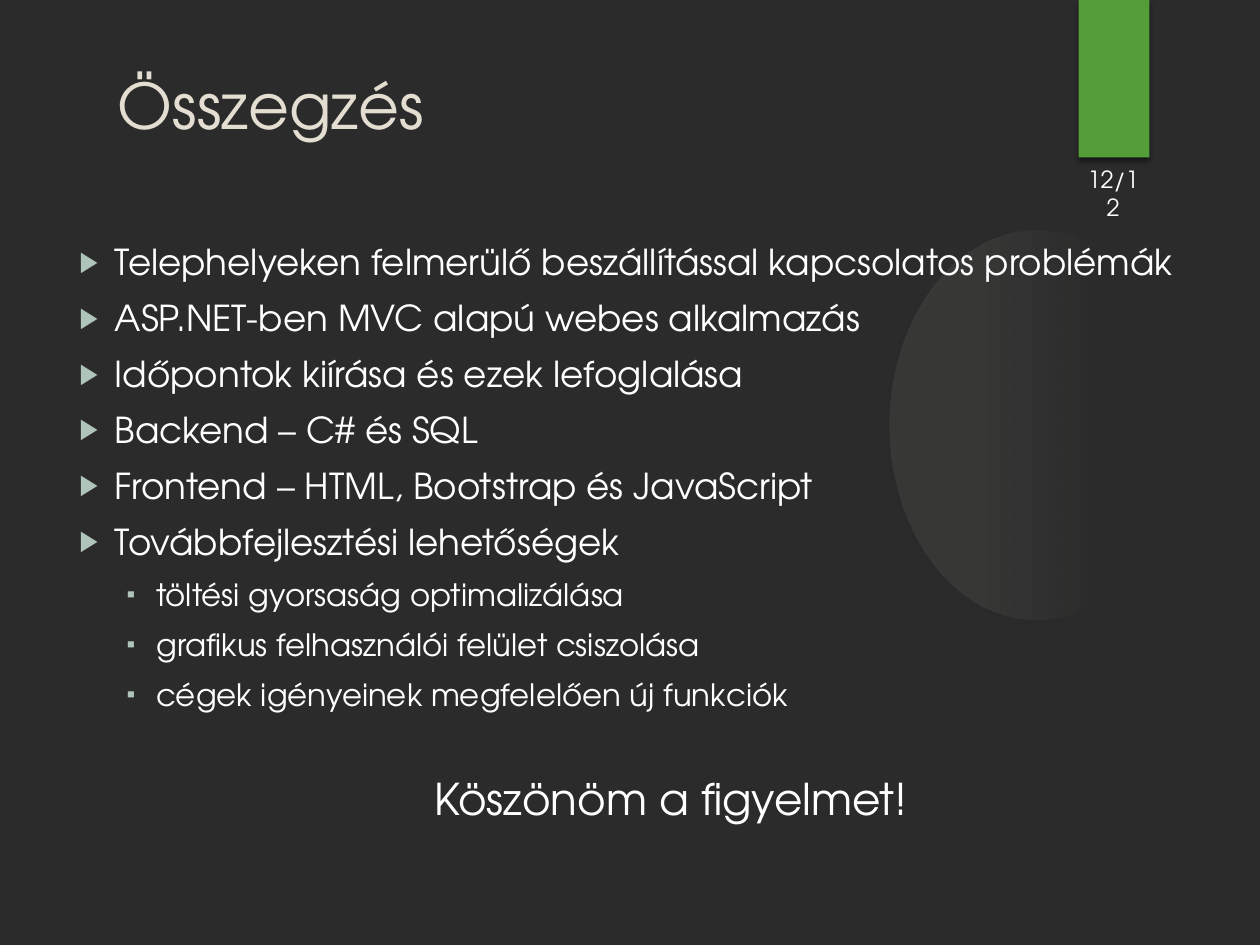
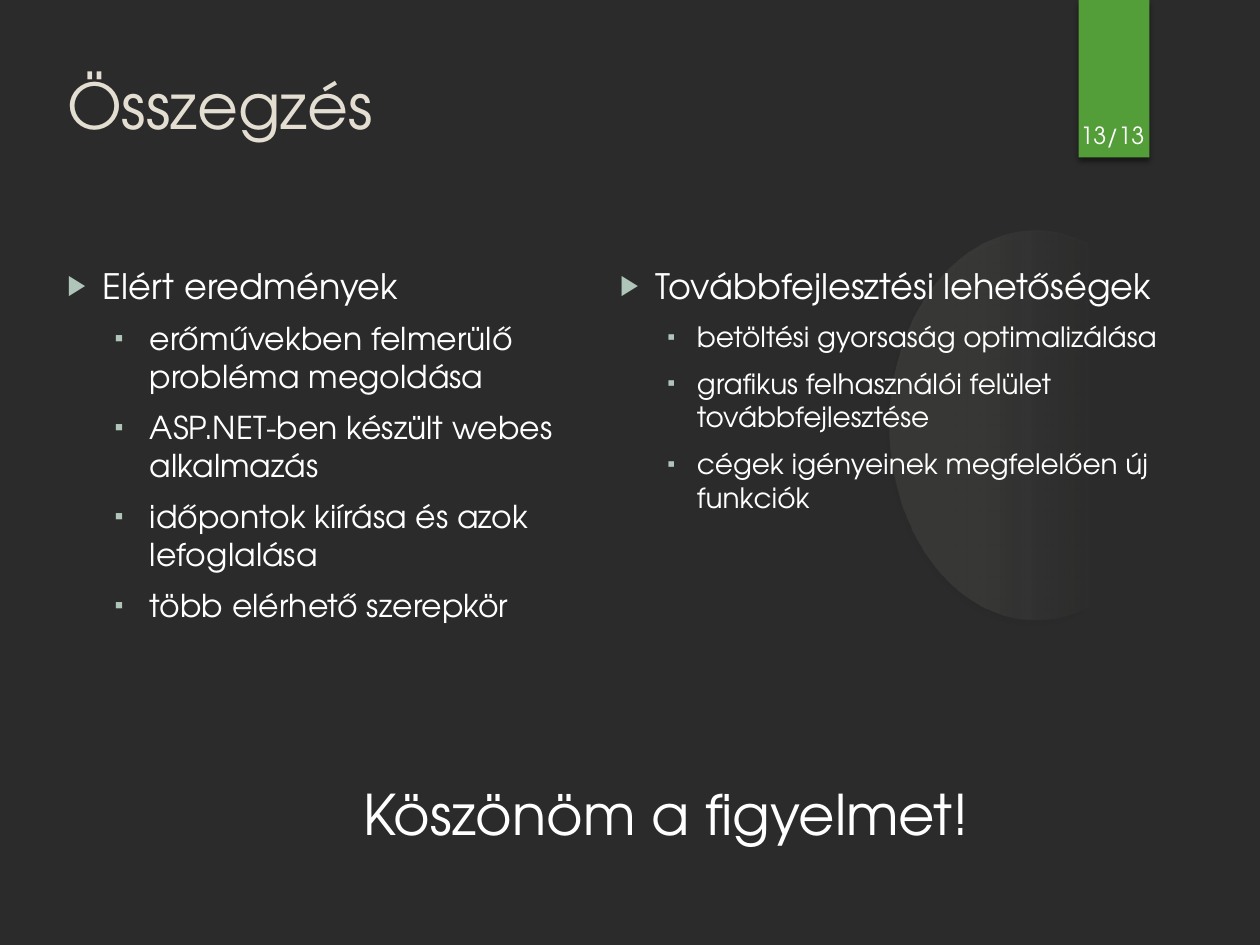
Before and after one commit to smnandor/Tervez-s-I.-II., a slide deck: slide 13 of Tervezes II/presentations/Szakdolgozat_prezentáció_4_3_IAUL0M_v7.pptx (slide 12 before the commit). Drawn at 1260x945 pixels with LibreOffice and Linux fonts; fonts in the diff are those of the drawing; background and template pictures are left out; a plain dark background stands for a picture behind light text. Boxes give left, top, right and bottom in pixels: in the first picture for what was removed or moved away, otherwise in the second. Text is boxed around its words. In the diff, an @@ line names an element or a change of style, - is before the commit and + after.

```diff
--- a/Tervezes II/presentations/Szakdolgozat_prezentáció_4_3_IAUL0M_v7.pptx
+++ b/Tervezes II/presentations/Szakdolgozat_prezentáció_4_3_IAUL0M_v7.pptx
@@ text "Összegzés": place and size @@
-text "Összegzés" at (118, 71, 424, 143)
+text "Összegzés" at (67, 71, 373, 143)
@@ page number at (1080, 126, 1144, 148): text changed @@
-12/12
+13/13
@@ text at (103, 272, 552, 623): text changed; size 20.4 to 18 pt @@
-▶ Telephelyeken felmerülő beszállítással kapcsolatos problémák
-▶ ASP.NET-ben MVC alapú webes alkalmazás
-▶ Időpontok kiírása és ezek lefoglalása
-▶ Backend – C# és SQL
-▶ Frontend – HTML, Bootstrap és JavaScript
-▶ Továbbfejlesztési lehetőségek
-  ▪ töltési gyorsaság optimalizálása
-  ▪ grafikus felhasználói felület csiszolása
-  ▪ cégek igényeinek megfelelően új funkciók
-  Köszönöm a figyelmet!
+▶ Elért eredmények
+  ▪ erőművekben felmerülő probléma megoldása
+  ▪ ASP.NET-ben készült webes alkalmazás
+  ▪ időpontok kiírása és azok lefoglalása
+  ▪ több elérhető szerepkör
@@ text added at (656, 272, 1156, 509), 16 pt, text #FFFFFF @@
+▶ Továbbfejlesztési lehetőségek
+  ▪ betöltési gyorsaság optimalizálása
+  ▪ grafikus felhasználói felület továbbfejlesztése
+  ▪ cégek igényeinek megfelelően új funkciók
@@ text added at (363, 793, 969, 847), 32 pt, text #FFFFFF @@
+  Köszönöm a figyelmet!
```
Also in this commit, not shown: 11 other slides changed, 1 slide added, 25 other files.
